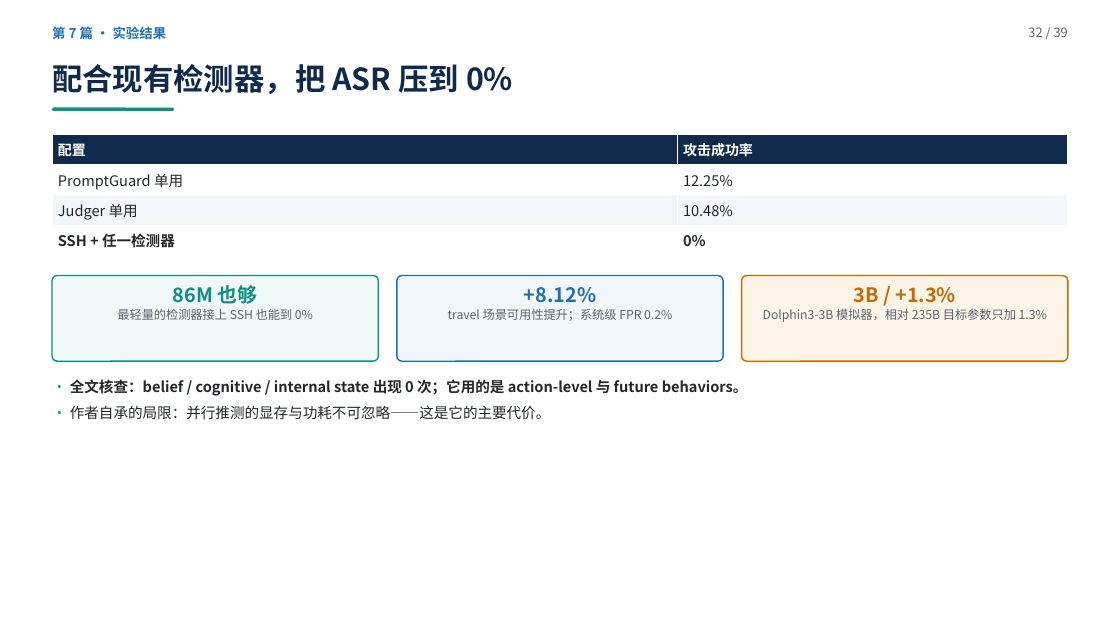
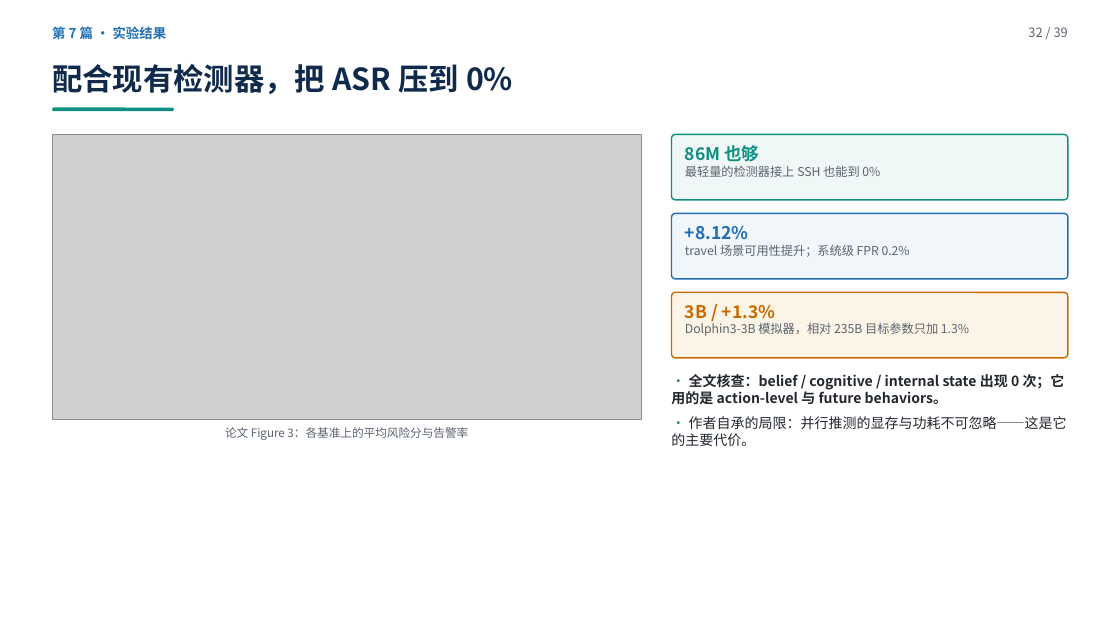
Before and after one commit to yiiiiiii1/multi-agent-remote-sensing, a slide deck: slide 32 of 阶段2-卫星多智能体防御/presentations/卫星多智能体安全调研汇报.pptx. Drawn at 1120x630 pixels with LibreOffice and Linux fonts; fonts in the diff are those of the drawing; grey boxes stand for pictures. Boxes give left, top, right and bottom in pixels: in the first picture for what was removed or moved away, otherwise in the second. Text is boxed around its words. In the diff, an @@ line names an element or a change of style, - is before the commit and + after.

```diff
--- a/阶段2-卫星多智能体防御/presentations/卫星多智能体安全调研汇报.pptx
+++ b/阶段2-卫星多智能体防御/presentations/卫星多智能体安全调研汇报.pptx
@@ table removed at bbox=[52, 134, 1068, 255], 4 rows, 2 columns @@
-配置 | 攻击成功率
-PromptGuard 单用 | 12.25%
-Judger 单用 | 10.48%
-SSH + 任一检测器 | 0%
@@ picture added at bbox=[52, 134, 641, 419] @@
@@ rounded rectangle: place and size @@
-rounded rectangle at bbox=[52, 276, 378, 361]
+rounded rectangle at bbox=[671, 134, 1068, 200]
@@ text "86M 也够": place and size @@
-text "86M 也够" at bbox=[117, 285, 313, 320]
+text "86M 也够" at bbox=[685, 145, 880, 177]
@@ text "86M 也够" at bbox=[685, 145, 880, 177]: size 17 to 15 pt in "86M 也够"; alignment centre to left @@
@@ rounded rectangle: place and size @@
-rounded rectangle at bbox=[397, 276, 723, 361]
+rounded rectangle at bbox=[671, 213, 1068, 279]
@@ text "+8.12%": place and size @@
-text "+8.12%" at bbox=[448, 287, 672, 321]
+text "+8.12%" at bbox=[685, 226, 910, 257]
@@ text "+8.12%" at bbox=[685, 226, 910, 257]: size 17 to 15 pt in "+8.12%"; alignment centre to left @@
@@ rounded rectangle: place and size @@
-rounded rectangle at bbox=[742, 276, 1068, 361]
+rounded rectangle at bbox=[671, 292, 1068, 358]
@@ text "3B / +1.3%": place and size @@
-text "3B / +1.3%" at bbox=[763, 287, 1047, 322]
+text "3B / +1.3%" at bbox=[685, 305, 969, 336]
@@ text "3B / +1.3%" at bbox=[685, 305, 969, 336]: size 17 to 15 pt in "3B / +1.3%"; alignment centre to left @@
@@ text "· 全文核查：belief / cognitive / ...": place and size @@
-text "· 全文核查：belief / cognitive / ..." at bbox=[70, 379, 748, 419]
+text "· 全文核查：belief / cognitive / ..." at bbox=[671, 374, 1067, 446]
@@ text "· 全文核查：belief / cognitive / ..." at bbox=[671, 374, 1067, 446]: size 12.5 to 12 pt @@
@@ text added at bbox=[225, 427, 468, 440], 10 pt, text #5B6470 @@
+论文 Figure 3：各基准上的平均风险分与告警率
```
Also in this commit, not shown: 8 other slides changed, 13 other files.
